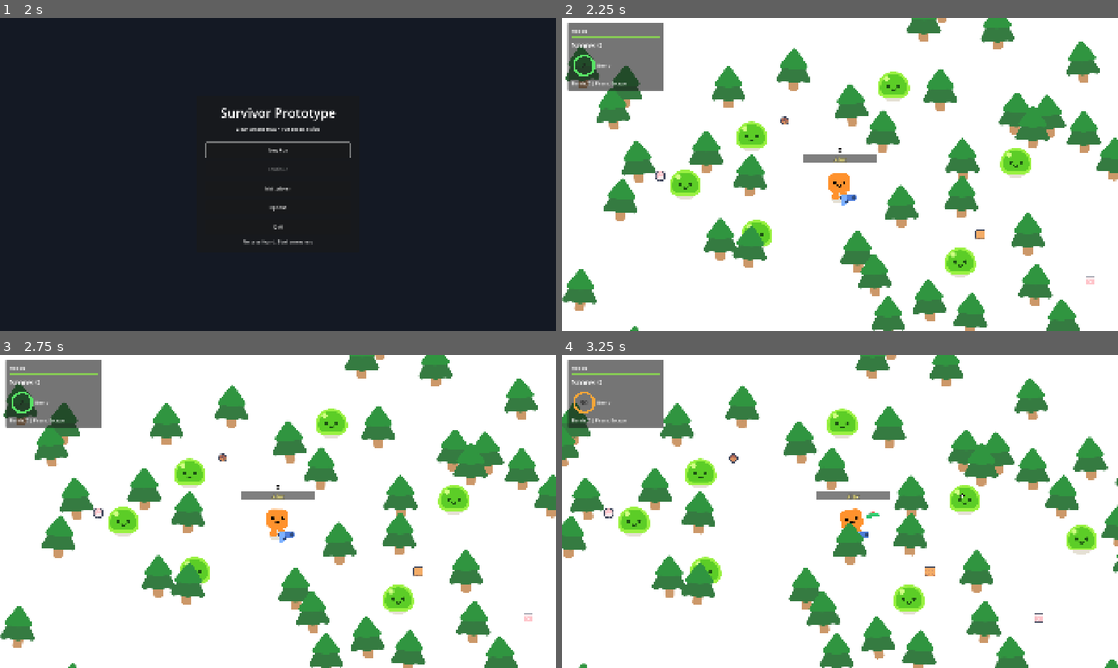
Above: before the commit, frames 1-4 (two rows, left to right).
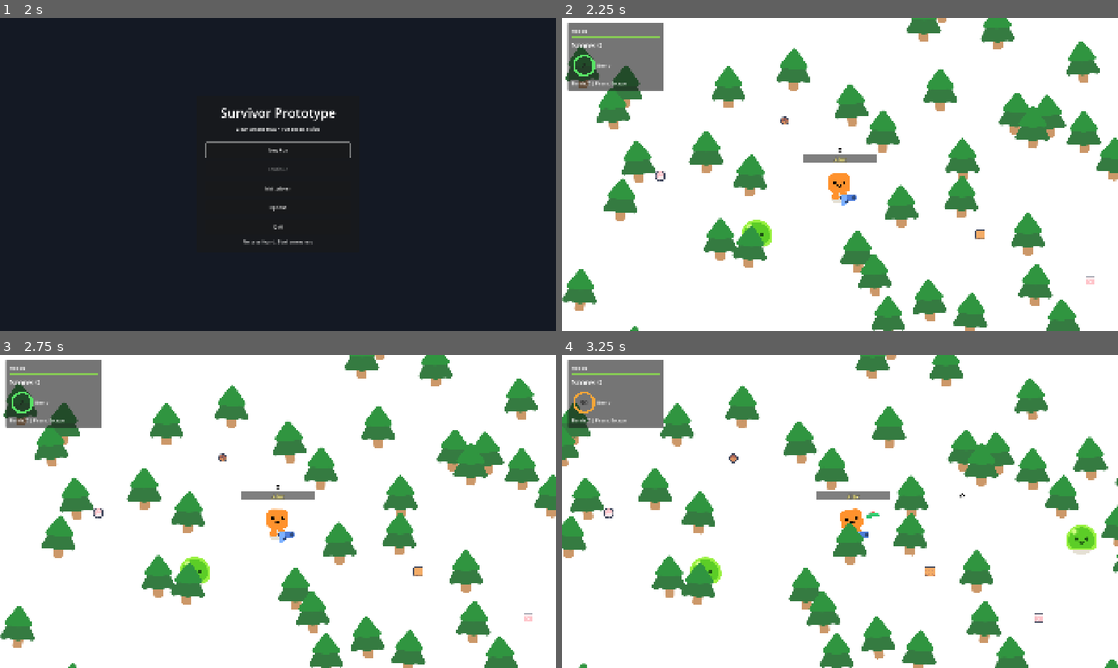
Above: after the commit, the same moments.

Repository: Arjun-Rao-Dev/HappyBoo
Game: Godot game, scene res://ui/username_prompt.tscn
Same seed, same stepped clock (60 frames per second), same inputs: the game is played once before the commit and once after it. Sound files missing from this copy of the repository are replaced by a short silence.
Inputs (mouse positions are in pixels of both pictures, inside the frame that each line leads up to):
- Up to frame 1 (2 s): click (278, 171) at 0.52 s; type "Alex" at 0.6 s; click "Continue" at 1.25 s
- Up to frame 2 (2.25 s): click "New Run" at 2 s
- Up to frame 3 (2.75 s): no input
- Up to frame 4 (3.25 s): tap Enter at 2.75 s; move the mouse to (962, 495) at 2.77 s; hold D (move_right) from 2.78 s (still down); tap Z (throw_bomb) at 2.85 s

Frame 1 is identical in both runs. In frame 2, 2.1% of the frame differs, in the area x 19-85%, y 17-83%; in frame 3, 2.1%; in frame 4, 2.2%, in the area x 10-76%, y 17-83%.

Commit message:
Update survivors game scene configuration

Diff:
--- a/survivors_game.tscn
+++ b/survivors_game.tscn
@@ -2,18 +2,17 @@
 
 [ext_resource type="PackedScene" uid="uid://c1sx7bic4uhdj" path="res://player.tscn" id="1_3cish"]
 [ext_resource type="PackedScene" uid="uid://dq3r015sr1uql" path="res://pine_tree.tscn" id="2_y3pti"]
-[ext_resource type="PackedScene" uid="uid://d1dvx2tras4t4" path="res://slime.tscn" id="3_l26od"]
 [ext_resource type="Script" uid="uid://duhufom6gminl" path="res://survivors_game.gd" id="4_d4u1n"]
 [ext_resource type="PackedScene" path="res://ui/bomb_cooldown_ui.tscn" id="5_0lq2p"]
 [ext_resource type="PackedScene" path="res://ui/pause_menu.tscn" id="6_ky5ah"]
 [ext_resource type="PackedScene" path="res://ui/crosshair.tscn" id="7_lvy0n"]
-[ext_resource type="AudioStream" path="res://music/in_game_music.mp3" id="8_h4d9a"]
+[ext_resource type="AudioStream" uid="uid://eb5fms7tiejo" path="res://music/in_game_music.mp3" id="8_h4d9a"]
 
 [node name="Game" type="Node2D" unique_id=1115577214]
 y_sort_enabled = true
 script = ExtResource("4_d4u1n")
 
-[node name="BackgroundLayer" type="CanvasLayer" parent="."]
+[node name="BackgroundLayer" type="CanvasLayer" parent="." unique_id=1080528113]
 layer = -100
 
 [node name="ColorRect" type="ColorRect" parent="BackgroundLayer" unique_id=633500168]
@@ -21,7 +20,6 @@
 anchor_right = 1.0
 anchor_bottom = 1.0
 mouse_filter = 2
-color = Color(1, 1, 1, 1)
 
 [node name="Player" parent="." unique_id=464756056 instance=ExtResource("1_3cish")]
 position = Vector2(922, 499)
@@ -47,21 +45,6 @@
 [node name="PineTree7" parent="." unique_id=1376561028 instance=ExtResource("2_y3pti")]
 position = Vector2(982, 744)
 
-[node name="CharacterBody2D" parent="." unique_id=1845909807 instance=ExtResource("3_l26od")]
-position = Vector2(617, 318)
-
-[node name="CharacterBody2D2" parent="." unique_id=701815512 instance=ExtResource("3_l26od")]
-position = Vector2(388, 483)
-
-[node name="CharacterBody2D3" parent="." unique_id=7112556 instance=ExtResource("3_l26od")]
-position = Vector2(1107, 145)
-
-[node name="CharacterBody2D4" parent="." unique_id=883693896 instance=ExtResource("3_l26od")]
-position = Vector2(1530, 408)
-
-[node name="CharacterBody2D5" parent="." unique_id=1619202993 instance=ExtResource("3_l26od")]
-position = Vector2(1337, 752)
-
 [node name="HUD" type="CanvasLayer" parent="." unique_id=849364022]
 
 [node name="TopLeftPanel" type="PanelContainer" parent="HUD" unique_id=182336110]
@@ -70,56 +53,54 @@
 offset_right = 352.0
 offset_bottom = 238.0
 
-[node name="Margin" type="MarginContainer" parent="HUD/TopLeftPanel"]
+[node name="Margin" type="MarginContainer" parent="HUD/TopLeftPanel" unique_id=1720837435]
 layout_mode = 2
 theme_override_constants/margin_left = 14
 theme_override_constants/margin_top = 14
 theme_override_constants/margin_right = 14
 theme_override_constants/margin_bottom = 14
 
-[node name="VBox" type="VBoxContainer" parent="HUD/TopLeftPanel/Margin"]
+[node name="VBox" type="VBoxContainer" parent="HUD/TopLeftPanel/Margin" unique_id=560276559]
 layout_mode = 2
 theme_override_constants/separation = 8
 
-[node name="HealthLabel" type="Label" parent="HUD/TopLeftPanel/Margin/VBox" unique_name_in_owner=true]
+[node name="HealthLabel" type="Label" parent="HUD/TopLeftPanel/Margin/VBox" unique_id=532895716]
 layout_mode = 2
 text = "Health"
 
-[node name="HealthBar" type="ProgressBar" parent="HUD/TopLeftPanel/Margin/VBox" unique_name_in_owner=true]
+[node name="HealthBar" type="ProgressBar" parent="HUD/TopLeftPanel/Margin/VBox" unique_id=1468616585]
 layout_mode = 2
-max_value = 100.0
 value = 100.0
 show_percentage = false
 
-[node name="ScoreLabel" type="Label" parent="HUD/TopLeftPanel/Margin/VBox" unique_name_in_owner=true]
+[node name="ScoreLabel" type="Label" parent="HUD/TopLeftPanel/Margin/VBox" unique_id=105869096]
 layout_mode = 2
 theme_override_font_sizes/font_size = 28
 text = "Score: 0"
 
-[node name="BombRow" type="HBoxContainer" parent="HUD/TopLeftPanel/Margin/VBox"]
+[node name="BombRow" type="HBoxContainer" parent="HUD/TopLeftPanel/Margin/VBox" unique_id=729243307]
 layout_mode = 2
 
-[node name="BombCooldownUI" parent="HUD/TopLeftPanel/Margin/VBox/BombRow" unique_name_in_owner=true instance=ExtResource("5_0lq2p")]
+[node name="BombCooldownUI" parent="HUD/TopLeftPanel/Margin/VBox/BombRow" unique_id=637789087 instance=ExtResource("5_0lq2p")]
 layout_mode = 2
 
-[node name="BombLabel" type="Label" parent="HUD/TopLeftPanel/Margin/VBox/BombRow"]
+[node name="BombLabel" type="Label" parent="HUD/TopLeftPanel/Margin/VBox/BombRow" unique_id=716397269]
 layout_mode = 2
 text = "Bomb"
 
-[node name="ControlsHintLabel" type="Label" parent="HUD/TopLeftPanel/Margin/VBox" unique_name_in_owner=true]
+[node name="ControlsHintLabel" type="Label" parent="HUD/TopLeftPanel/Margin/VBox" unique_id=1974457959]
 layout_mode = 2
+text = "Bomb: Z | Pause: Esc"
 autowrap_mode = 3
-text = "Bomb: Z | Pause: Esc"
 
-[node name="PauseMenu" parent="." unique_name_in_owner=true instance=ExtResource("6_ky5ah")]
+[node name="PauseMenu" parent="." unique_id=481937668 instance=ExtResource("6_ky5ah")]
 
-[node name="Crosshair" parent="." unique_name_in_owner=true instance=ExtResource("7_lvy0n")]
+[node name="Crosshair" parent="." unique_id=1621588781 instance=ExtResource("7_lvy0n")]
 
-[node name="GameMusic" type="AudioStreamPlayer" parent="." unique_name_in_owner=true]
+[node name="GameMusic" type="AudioStreamPlayer" parent="." unique_id=1075617433]
 stream = ExtResource("8_h4d9a")
 volume_db = -6.0
 autoplay = true
-bus = &"Music"
 
 [node name="GameOverUI" type="CanvasLayer" parent="." unique_id=390352523]
 visible = false
